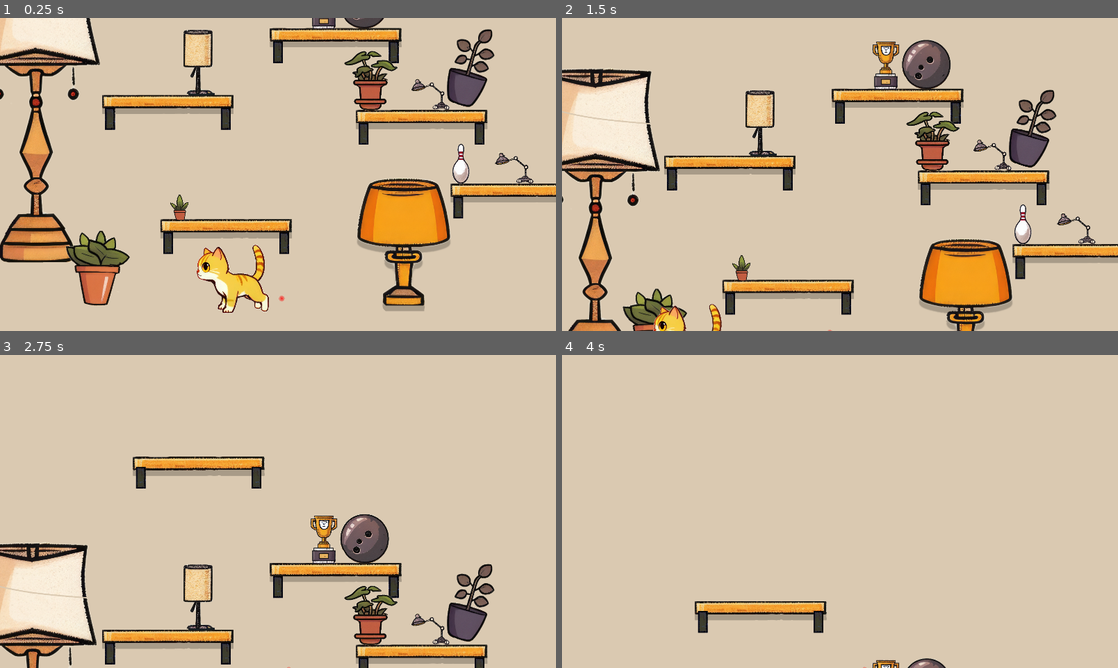
Above: before the commit, frames 1-4 (two rows, left to right).
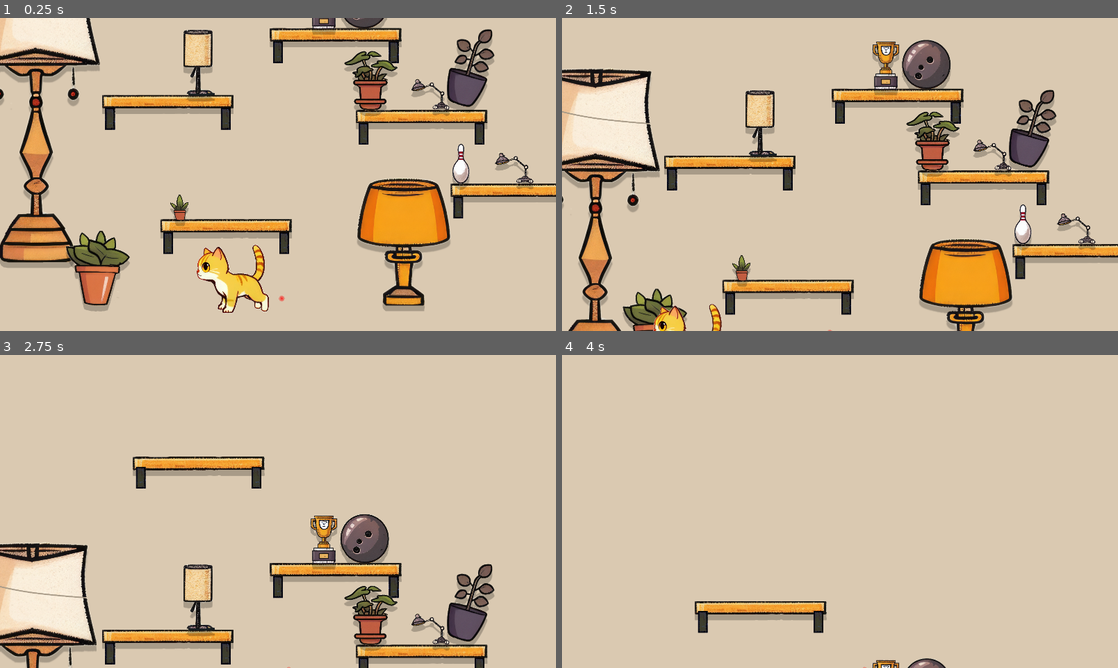
Above: after the commit, the same moments.

Repository: leogeier/ggj24-lasercats
Game: Godot game, scene res://sasha.tscn
Two runs of this game, one before a commit and one after it. Both use one fixed random seed, a clock stepped at 60 frames per second and the inputs below. This scene is started directly instead of the project's main scene. The engine's default icon, where the game draws it, is replaced by a stand-in: a white triangle on a blue panel in a dark square.
Inputs (mouse positions are in pixels of both pictures, inside the frame that each line leads up to):
- Up to frame 1 (0.25 s): no input
- Up to frame 2 (1.5 s): tap Enter at 0.5 s; move the mouse to (867, 174) at 0.52 s; hold Up (ui_up) from 0.53 s (still down); move the mouse to (812, 174) at 1.27 s
- Up to frame 3 (2.75 s): keep holding Up (ui_up); move the mouse to (289, 505) at 2.02 s
- Up to frame 4 (4 s): keep holding Up (ui_up); move the mouse to (834, 517) at 2.77 s; move the mouse to (878, 514) at 3.52 s

The runs differ from the first frame. In frame 1, 2.1% of the frame differs, in the area x 0-96%, y 0-94%; in frame 2, 1.8%; in frame 3, 1.4%; in frame 4, less than 0.1%.

Commit message:
add shadows to obstacles

Diff:
--- a/game/scenes/obstacles/bowling_ball.tscn
+++ b/game/scenes/obstacles/bowling_ball.tscn
@@ -1,6 +1,7 @@
-[gd_scene load_steps=3 format=3 uid="uid://b8hf5520cc006"]
+[gd_scene load_steps=4 format=3 uid="uid://b8hf5520cc006"]
 
 [ext_resource type="Texture2D" uid="uid://cfnx8itlnykxi" path="res://scenes/assets/sports/sportitem2.png" id="1_s0gts"]
+[ext_resource type="PackedScene" uid="uid://v4yt1hf67uqr" path="res://scenes/shadow/shadow.tscn" id="2_7vyx7"]
 
 [sub_resource type="CircleShape2D" id="CircleShape2D_twjdo"]
 radius = 85.0059
@@ -14,5 +15,8 @@
 scale = Vector2(0.25, 0.25)
 texture = ExtResource("1_s0gts")
 
+[node name="Shadow" parent="Sprite2D" instance=ExtResource("2_7vyx7")]
+position = Vector2(0, 80)
+
 [node name="CollisionShape2D" type="CollisionShape2D" parent="."]
 shape = SubResource("CircleShape2D_twjdo")
--- a/game/scenes/obstacles/bowling_ball2.tscn
+++ b/game/scenes/obstacles/bowling_ball2.tscn
@@ -1,6 +1,7 @@
-[gd_scene load_steps=3 format=3 uid="uid://61wq3reh2jyc"]
+[gd_scene load_steps=4 format=3 uid="uid://61wq3reh2jyc"]
 
 [ext_resource type="Texture2D" uid="uid://b7u7ha2jvxtqw" path="res://scenes/assets/sports/sportitem1.png" id="1_al76n"]
+[ext_resource type="PackedScene" uid="uid://v4yt1hf67uqr" path="res://scenes/shadow/shadow.tscn" id="2_rp86r"]
 
 [sub_resource type="CircleShape2D" id="CircleShape2D_twjdo"]
 radius = 92.0489
@@ -14,5 +15,8 @@
 scale = Vector2(0.25, 0.25)
 texture = ExtResource("1_al76n")
 
+[node name="Shadow" parent="Sprite2D" instance=ExtResource("2_rp86r")]
+position = Vector2(0, 80)
+
 [node name="CollisionShape2D" type="CollisionShape2D" parent="."]
 shape = SubResource("CircleShape2D_twjdo")
--- a/game/scenes/obstacles/bowlingpin.tscn
+++ b/game/scenes/obstacles/bowlingpin.tscn
@@ -1,6 +1,7 @@
-[gd_scene load_steps=4 format=3 uid="uid://b30rv2yrfa03i"]
+[gd_scene load_steps=5 format=3 uid="uid://b30rv2yrfa03i"]
 
 [ext_resource type="Texture2D" uid="uid://bph5q76f053xs" path="res://scenes/assets/sports/sportitem5.png" id="1_rga5c"]
+[ext_resource type="PackedScene" uid="uid://v4yt1hf67uqr" path="res://scenes/shadow/shadow.tscn" id="2_yp5du"]
 
 [sub_resource type="CapsuleShape2D" id="CapsuleShape2D_v4o3a"]
 radius = 23.0
@@ -19,6 +20,9 @@
 scale = Vector2(0.2, 0.2)
 texture = ExtResource("1_rga5c")
 
+[node name="Shadow" parent="Sprite2D" instance=ExtResource("2_yp5du")]
+position = Vector2(0, 100)
+
 [node name="CollisionShape2D" type="CollisionShape2D" parent="."]
 position = Vector2(0, -49)
 shape = SubResource("CapsuleShape2D_v4o3a")
--- a/game/scenes/obstacles/lamp1.tscn
+++ b/game/scenes/obstacles/lamp1.tscn
@@ -1,6 +1,7 @@
-[gd_scene load_steps=4 format=3 uid="uid://c5fwp8o3n08fb"]
+[gd_scene load_steps=5 format=3 uid="uid://c5fwp8o3n08fb"]
 
 [ext_resource type="Texture2D" uid="uid://bs5kukaua86cr" path="res://scenes/assets/lamps/lamp1.png" id="1_4dudg"]
+[ext_resource type="PackedScene" uid="uid://v4yt1hf67uqr" path="res://scenes/shadow/shadow.tscn" id="2_qhak5"]
 
 [sub_resource type="RectangleShape2D" id="RectangleShape2D_q218r"]
 size = Vector2(56, 29)
@@ -19,6 +20,9 @@
 scale = Vector2(0.1, 0.1)
 texture = ExtResource("1_4dudg")
 
+[node name="Shadow" parent="Sprite2D" instance=ExtResource("2_qhak5")]
+position = Vector2(0, 200)
+
 [node name="CollisionShape2D" type="CollisionShape2D" parent="."]
 position = Vector2(-1, 3.5)
 shape = SubResource("RectangleShape2D_q218r")
--- a/game/scenes/obstacles/lamp5.tscn
+++ b/game/scenes/obstacles/lamp5.tscn
@@ -1,6 +1,7 @@
-[gd_scene load_steps=5 format=3 uid="uid://b3fwtijyy8f0e"]
+[gd_scene load_steps=6 format=3 uid="uid://b3fwtijyy8f0e"]
 
 [ext_resource type="Texture2D" uid="uid://chqhedvvu8bsy" path="res://scenes/assets/lamps/lamp5.png" id="1_ajb0u"]
+[ext_resource type="PackedScene" uid="uid://v4yt1hf67uqr" path="res://scenes/shadow/shadow.tscn" id="2_b6coj"]
 
 [sub_resource type="RectangleShape2D" id="RectangleShape2D_ap2ol"]
 size = Vector2(100.5, 129)
@@ -22,6 +23,9 @@
 scale = Vector2(0.25, 0.25)
 texture = ExtResource("1_ajb0u")
 
+[node name="Shadow" parent="Sprite2D" instance=ExtResource("2_b6coj")]
+position = Vector2(0, 80)
+
 [node name="CollisionShape2D" type="CollisionShape2D" parent="."]
 position = Vector2(-6.25, -55)
 shape = SubResource("RectangleShape2D_ap2ol")
--- a/game/scenes/obstacles/plant2.tscn
+++ b/game/scenes/obstacles/plant2.tscn
@@ -1,6 +1,7 @@
-[gd_scene load_steps=3 format=3 uid="uid://chtvvcb71rmve"]
+[gd_scene load_steps=4 format=3 uid="uid://chtvvcb71rmve"]
 
 [ext_resource type="Texture2D" uid="uid://bm14e4g28siqf" path="res://scenes/assets/plants/plant2.png" id="1_tt8oe"]
+[ext_resource type="PackedScene" uid="uid://v4yt1hf67uqr" path="res://scenes/shadow/shadow.tscn" id="2_h4u61"]
 
 [sub_resource type="RectangleShape2D" id="RectangleShape2D_477cu"]
 size = Vector2(113, 103)
@@ -15,6 +16,9 @@
 scale = Vector2(0.2, 0.2)
 texture = ExtResource("1_tt8oe")
 
+[node name="Shadow" parent="Sprite2D" instance=ExtResource("2_h4u61")]
+position = Vector2(0, 100)
+
 [node name="CollisionShape2D" type="CollisionShape2D" parent="."]
 position = Vector2(1.5, 52.5)
 shape = SubResource("RectangleShape2D_477cu")
--- a/game/scenes/obstacles/plant3.tscn
+++ b/game/scenes/obstacles/plant3.tscn
@@ -1,6 +1,7 @@
-[gd_scene load_steps=4 format=3 uid="uid://ck8kneyxxbbsk"]
+[gd_scene load_steps=5 format=3 uid="uid://ck8kneyxxbbsk"]
 
 [ext_resource type="Texture2D" uid="uid://cw3y7psejsyps" path="res://scenes/assets/plants/plant3.png" id="1_24fyf"]
+[ext_resource type="PackedScene" uid="uid://v4yt1hf67uqr" path="res://scenes/shadow/shadow.tscn" id="2_eu8pj"]
 
 [sub_resource type="CircleShape2D" id="CircleShape2D_jg8gs"]
 radius = 18.2483
@@ -18,6 +19,9 @@
 [node name="Sprite2D" type="Sprite2D" parent="."]
 scale = Vector2(0.25, 0.25)
 texture = ExtResource("1_24fyf")
+
+[node name="Shadow" parent="Sprite2D" instance=ExtResource("2_eu8pj")]
+position = Vector2(0, 80)
 
 [node name="CollisionShape2D2" type="CollisionShape2D" parent="."]
 position = Vector2(-75, -23)
--- a/game/scenes/obstacles/plant4.tscn
+++ b/game/scenes/obstacles/plant4.tscn
@@ -1,6 +1,7 @@
-[gd_scene load_steps=3 format=3 uid="uid://d4n1hjvo65214"]
+[gd_scene load_steps=4 format=3 uid="uid://d4n1hjvo65214"]
 
 [ext_resource type="Texture2D" uid="uid://c0ldhfa0d7e2y" path="res://scenes/assets/plants/plant4.png" id="1_8lbdo"]
+[ext_resource type="PackedScene" uid="uid://v4yt1hf67uqr" path="res://scenes/shadow/shadow.tscn" id="2_mywyc"]
 
 [sub_resource type="RectangleShape2D" id="RectangleShape2D_gqxyr"]
 size = Vector2(126, 115)
@@ -15,6 +16,9 @@
 scale = Vector2(0.26, 0.26)
 texture = ExtResource("1_8lbdo")
 
+[node name="Shadow" parent="Sprite2D" instance=ExtResource("2_mywyc")]
+position = Vector2(0, 76.9231)
+
 [node name="CollisionShape2D" type="CollisionShape2D" parent="."]
 position = Vector2(2, -13.5)
 shape = SubResource("RectangleShape2D_gqxyr")
--- a/game/scenes/obstacles/plant5.tscn
+++ b/game/scenes/obstacles/plant5.tscn
@@ -1,6 +1,7 @@
-[gd_scene load_steps=4 format=3 uid="uid://dy65rypajb1j5"]
+[gd_scene load_steps=5 format=3 uid="uid://dy65rypajb1j5"]
 
 [ext_resource type="Texture2D" uid="uid://dmdh5487onxn8" path="res://scenes/assets/plants/plant5.png" id="1_oo4q7"]
+[ext_resource type="PackedScene" uid="uid://v4yt1hf67uqr" path="res://scenes/shadow/shadow.tscn" id="2_cnkod"]
 
 [sub_resource type="RectangleShape2D" id="RectangleShape2D_8ywl8"]
 size = Vector2(40, 33)
@@ -19,6 +20,9 @@
 scale = Vector2(0.1, 0.1)
 texture = ExtResource("1_oo4q7")
 
+[node name="Shadow" parent="Sprite2D" instance=ExtResource("2_cnkod")]
+position = Vector2(0, 200)
+
 [node name="CollisionShape2D" type="CollisionShape2D" parent="."]
 position = Vector2(2, -0.5)
 shape = SubResource("RectangleShape2D_8ywl8")
--- a/game/scenes/obstacles/standing_lamp.tscn
+++ b/game/scenes/obstacles/standing_lamp.tscn
@@ -1,6 +1,7 @@
-[gd_scene load_steps=6 format=3 uid="uid://dhycu16i0hwl"]
+[gd_scene load_steps=7 format=3 uid="uid://dhycu16i0hwl"]
 
 [ext_resource type="Texture2D" uid="uid://d3w567yx73ac3" path="res://scenes/assets/lamps/lamp3.png" id="1_13pfm"]
+[ext_resource type="PackedScene" uid="uid://v4yt1hf67uqr" path="res://scenes/shadow/shadow.tscn" id="2_vbim8"]
 
 [sub_resource type="RectangleShape2D" id="RectangleShape2D_1ioid"]
 size = Vector2(364, 206)
@@ -25,6 +26,9 @@
 scale = Vector2(0.5, 0.5)
 texture = ExtResource("1_13pfm")
 
+[node name="Shadow" parent="Sprite2D" instance=ExtResource("2_vbim8")]
+position = Vector2(0, 40)
+
 [node name="CollisionShape2D" type="CollisionShape2D" parent="."]
 position = Vector2(2, -844.75)
 shape = SubResource("RectangleShape2D_1ioid")
--- a/game/scenes/obstacles/trophy.tscn
+++ b/game/scenes/obstacles/trophy.tscn
@@ -1,6 +1,7 @@
-[gd_scene load_steps=3 format=3 uid="uid://br58ke2lsx3vo"]
+[gd_scene load_steps=4 format=3 uid="uid://br58ke2lsx3vo"]
 
 [ext_resource type="Texture2D" uid="uid://dmqamxij5bdif" path="res://scenes/assets/sports/sportitem4.png" id="1_phvor"]
+[ext_resource type="PackedScene" uid="uid://v4yt1hf67uqr" path="res://scenes/shadow/shadow.tscn" id="2_7sjep"]
 
 [sub_resource type="RectangleShape2D" id="RectangleShape2D_umjpv"]
 size = Vector2(64, 164)
@@ -14,6 +15,9 @@
 scale = Vector2(0.15, 0.15)
 texture = ExtResource("1_phvor")
 
+[node name="Shadow" parent="Sprite2D" instance=ExtResource("2_7sjep")]
+position = Vector2(0, 133.333)
+
 [node name="CollisionShape2D2" type="CollisionShape2D" parent="."]
 position = Vector2(2, 1)
 shape = SubResource("RectangleShape2D_umjpv")
--- a/game/scenes/obstacles/trophy_breakable.tscn
+++ b/game/scenes/obstacles/trophy_breakable.tscn
@@ -1,6 +1,7 @@
-[gd_scene load_steps=6 format=3 uid="uid://doxdk084ismlb"]
+[gd_scene load_steps=7 format=3 uid="uid://jn7l4rp06k8"]
 
 [ext_resource type="Texture2D" uid="uid://bh63337ijyh1v" path="res://scenes/assets/breakablebobjects/sportsitem5-base.png" id="1_psmrx"]
+[ext_resource type="PackedScene" uid="uid://v4yt1hf67uqr" path="res://scenes/shadow/shadow.tscn" id="2_t4ikq"]
 [ext_resource type="Texture2D" uid="uid://clb2erurwgpyu" path="res://scenes/assets/breakablebobjects/sportsitem5-statue.png" id="2_xc84y"]
 [ext_resource type="Script" path="res://scenes/obstacles/BreakableJoint.gd" id="3_prepj"]
 
@@ -26,6 +27,9 @@
 scale = Vector2(0.15, 0.15)
 texture = ExtResource("1_psmrx")
 
+[node name="Shadow" parent="base/Sportsitem5-base" instance=ExtResource("2_t4ikq")]
+position = Vector2(0, 133.333)
+
 [node name="CollisionShape2D" type="CollisionShape2D" parent="base"]
 position = Vector2(0.5, 0)
 shape = SubResource("RectangleShape2D_sahff")
@@ -43,6 +47,9 @@
 scale = Vector2(0.15, 0.15)
 texture = ExtResource("2_xc84y")
 
+[node name="Shadow" parent="top/Sportsitem5-statue" instance=ExtResource("2_t4ikq")]
+position = Vector2(0, 133.333)
+
 [node name="CollisionShape2D" type="CollisionShape2D" parent="top"]
 position = Vector2(16, -77)
 rotation = 0.291446
--- a/game/scenes/obstacles/vase1.tscn
+++ b/game/scenes/obstacles/vase1.tscn
@@ -1,6 +1,7 @@
-[gd_scene load_steps=6 format=3 uid="uid://dqdsvcpprwbaa"]
+[gd_scene load_steps=7 format=3 uid="uid://dqdsvcpprwbaa"]
 
 [ext_resource type="Texture2D" uid="uid://cwyhasewvawpn" path="res://scenes/assets/breakablebobjects/plant1_pot.png" id="1_x0weq"]
+[ext_resource type="PackedScene" uid="uid://v4yt1hf67uqr" path="res://scenes/shadow/shadow.tscn" id="2_bolmv"]
 [ext_resource type="Texture2D" uid="uid://6bwoscqyvcsa" path="res://scenes/assets/breakablebobjects/plant1_plant.png" id="2_s4bwe"]
 [ext_resource type="Script" path="res://scenes/obstacles/BreakableJoint.gd" id="3_v6rex"]
 
@@ -24,6 +25,9 @@
 scale = Vector2(0.3, 0.3)
 texture = ExtResource("1_x0weq")
 
+[node name="Shadow" parent="RigidBody2D2/Plant1Pot" instance=ExtResource("2_bolmv")]
+position = Vector2(0, 66.6667)
+
 [node name="CollisionShape2D" type="CollisionShape2D" parent="RigidBody2D2"]
 position = Vector2(-2, -3)
 shape = SubResource("RectangleShape2D_h07cq")
@@ -39,6 +43,9 @@
 scale = Vector2(0.3, 0.3)
 texture = ExtResource("2_s4bwe")
 
+[node name="Shadow2" parent="RigidBody2D/Plant1Plant" instance=ExtResource("2_bolmv")]
+position = Vector2(0, 66.6666)
+
 [node name="CollisionShape2D" type="CollisionShape2D" parent="RigidBody2D"]
 position = Vector2(-5.7, -38.75)
 shape = SubResource("RectangleShape2D_wbrst")
